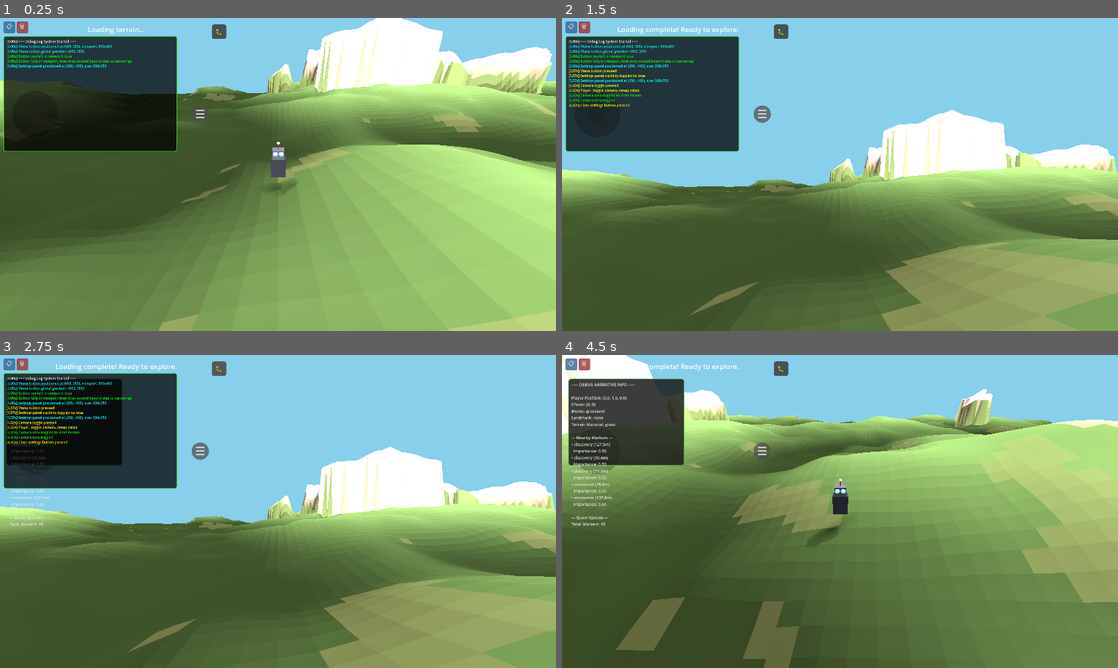
Above: before the commit, frames 1-4 (two rows, left to right).
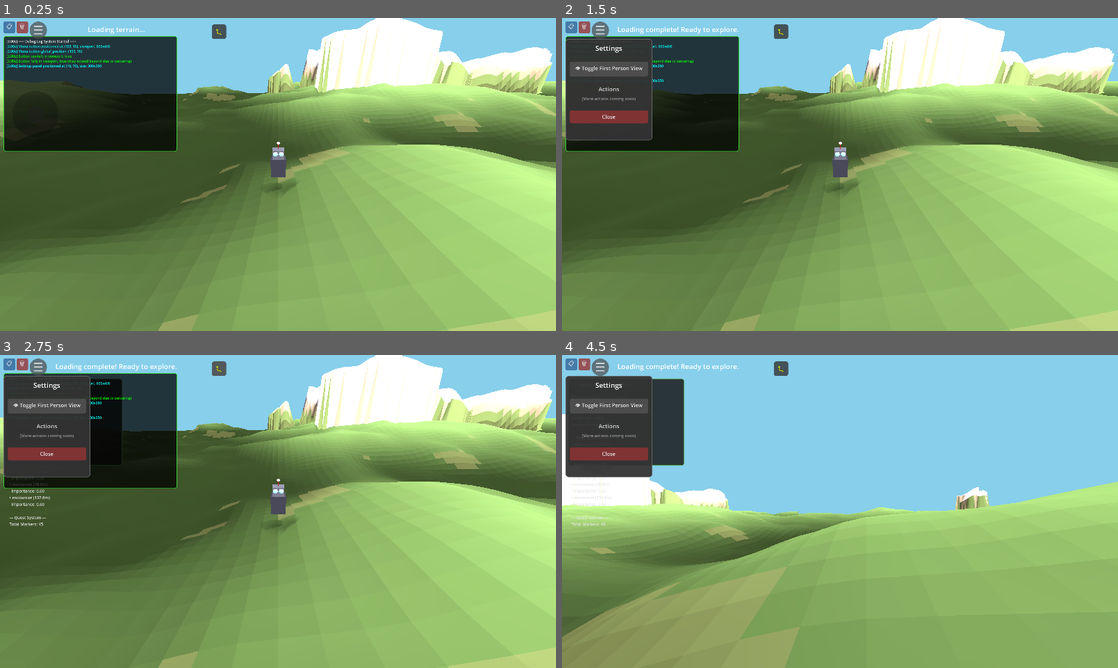
Above: after the commit, the same moments.

Repository: felix-dieterle/YouGame_godot4_public
Game: Godot game, scene res://scenes/main.tscn
The game is run twice, just before and just after one commit, with the same random seed, the same clock (stepped at 60 frames per second) and the same inputs.
Inputs (mouse positions are in pixels of both pictures, inside the frame that each line leads up to):
- Up to frame 1 (0.25 s): no input
- Up to frame 2 (1.5 s): click "☰" at 0.5 s; click "👁 Toggle First Person View" at 1.25 s
- Up to frame 3 (2.75 s): click "🐛" at 2 s
- Up to frame 4 (4.5 s): click "📋" at 2.75 s; click "🗑" at 3.5 s; tap Enter at 4.25 s; move the mouse to (812, 574) at 4.27 s; hold Up (ui_up) from 4.28 s (still down); hold V (toggle_camera_view) from 4.28 s (still down); click (812, 574) at 4.42 s

The runs differ from the first frame. In frame 1, 0.3% of the frame differs, in the area x 5-37%, y 1-32%; in frame 2, 76%; in frame 3, 77%, in the area x 0-100%, y 0-100%; in frame 4, 76%.

Commit message:
Fix slope movement to allow sideways/backwards on steep slopes and move menu button to top-left
Co-authored-by: felix-dieterle <1490062+felix-dieterle@users.noreply.github.com>

Diff:
--- a/scripts/chunk.gd
+++ b/scripts/chunk.gd
@@ -531,3 +531,34 @@
 	var max_height_diff = max(max(abs(h10 - h00), abs(h01 - h00)), abs(h11 - h00))
 	var slope_rad = atan(max_height_diff / CELL_SIZE)
 	return rad_to_deg(slope_rad)
+
+func get_slope_gradient_at_world_pos(world_x: float, world_z: float) -> Vector3:
+	# Returns the gradient vector (direction of steepest ascent) at the given position
+	# Convert world position to local chunk position
+	var local_x = world_x - chunk_x * CHUNK_SIZE
+	var local_z = world_z - chunk_z * CHUNK_SIZE
+
+	# Convert to cell coordinates
+	var cell_x = local_x / CELL_SIZE
+	var cell_z = local_z / CELL_SIZE
+
+	# Clamp to valid cell range
+	var x = int(clamp(cell_x, 0, RESOLUTION - 1))
+	var z = int(clamp(cell_z, 0, RESOLUTION - 1))
+
+	# Ensure we can safely access x+1 and z+1
+	var x1 = min(x + 1, RESOLUTION)
+	var z1 = min(z + 1, RESOLUTION)
+
+	# Get heights of the cell corners
+	var h00 = heightmap[z * (RESOLUTION + 1) + x]
+	var h10 = heightmap[z * (RESOLUTION + 1) + x1]
+	var h01 = heightmap[z1 * (RESOLUTION + 1) + x]
+
+	# Calculate gradient (change in height per unit distance)
+	var dx = (h10 - h00) / CELL_SIZE  # height change in x direction
+	var dz = (h01 - h00) / CELL_SIZE  # height change in z direction
+
+	# Return normalized gradient vector (direction of steepest ascent)
+	# In 3D space: gradient points uphill
+	return Vector3(dx, 0, dz)
--- a/scripts/mobile_controls.gd
+++ b/scripts/mobile_controls.gd
@@ -350,11 +350,11 @@
 		DebugLogOverlay.add_log("ERROR: menu_button is null in _update_button_position", "red")
 		return
 
-	# Position button in bottom-right corner with margin
-	# Align vertically with the joystick center
+	# Position button in top-left corner, next to debug buttons
+	# Place it to the right of the debug overlay buttons (which are at the very left)
 	var viewport_size = get_viewport().size
-	var button_x = viewport_size.x - button_margin_x - BUTTON_SIZE
-	var button_y = viewport_size.y - joystick_margin_y - (BUTTON_SIZE / 2)
+	var button_x = 100.0  # Position to the right of debug buttons (which take ~90px)
+	var button_y = 10.0   # Small margin from top
 	menu_button.position = Vector2(button_x, button_y)
 
 	DebugLogOverlay.add_log("Menu button positioned at (%.0f, %.0f), viewport: %.0fx%.0f" % [button_x, button_y, viewport_size.x, viewport_size.y], "cyan")
@@ -404,12 +404,12 @@
 		DebugLogOverlay.add_log("ERROR: settings_panel is null in _update_settings_panel_position", "red")
 		return
 
-	# Position panel above the menu button, centered and sized appropriately
+	# Position panel below the menu button in the top-left area
 	var viewport_size = get_viewport().size
 
-	# Center the panel horizontally, position it in the bottom half of the screen
-	var panel_x = (viewport_size.x - PANEL_WIDTH) / 2
-	var panel_y = viewport_size.y - PANEL_HEIGHT - joystick_margin_y - BUTTON_SIZE - 20
+	# Position panel below the menu button with a small gap
+	var panel_x = 10.0  # Small margin from left edge
+	var panel_y = 70.0  # Below the menu button (which is at y=10 with size=60)
 
 	settings_panel.position = Vector2(panel_x, panel_y)
 	settings_panel.size = Vector2(PANEL_WIDTH, PANEL_HEIGHT)
--- a/scripts/player.gd
+++ b/scripts/player.gd
@@ -78,9 +78,19 @@
 
 		if world_manager:
 			var slope_at_position = world_manager.get_slope_at_position(intended_position)
-			# Only allow movement if slope is walkable
+			# Only restrict movement if slope is too steep AND we're moving uphill
 			if slope_at_position > max_slope_angle:
-				can_move = false
+				# Get the slope gradient (direction of steepest ascent)
+				var slope_gradient = world_manager.get_slope_gradient_at_position(intended_position)
+
+				# Check if we're moving uphill by checking dot product
+				# If dot product > 0, we're moving in the uphill direction
+				var uphill_component = direction.dot(slope_gradient.normalized())
+
+				# Only block movement if we're moving uphill (positive dot product)
+				# Allow movement if going sideways (near 0) or downhill (negative)
+				if uphill_component > 0.1:  # Small threshold to allow slight angles
+					can_move = false
 
 		if can_move:
 			velocity.x = direction.x * move_speed
--- a/scripts/world_manager.gd
+++ b/scripts/world_manager.gd
@@ -143,3 +143,9 @@
 	if chunk:
 		return chunk.get_slope_at_world_pos(world_pos.x, world_pos.z)
 	return 0.0
+
+func get_slope_gradient_at_position(world_pos: Vector3) -> Vector3:
+	var chunk = get_chunk_at_position(world_pos)
+	if chunk:
+		return chunk.get_slope_gradient_at_world_pos(world_pos.x, world_pos.z)
+	return Vector3.ZERO
